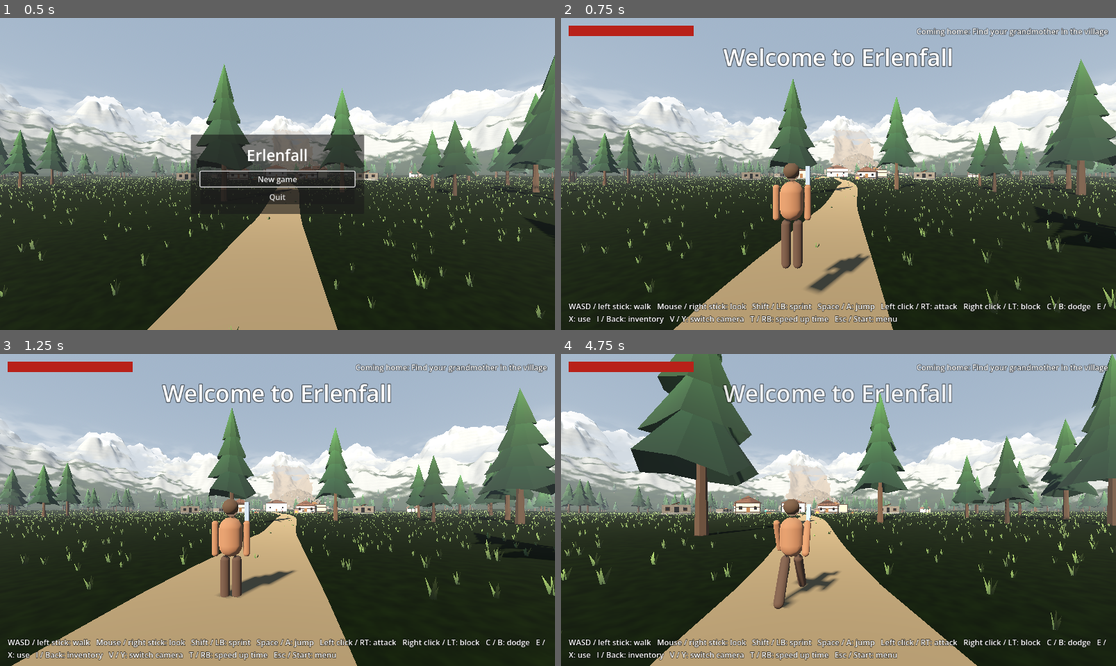
Above: before the commit, frames 1-4 (two rows, left to right).
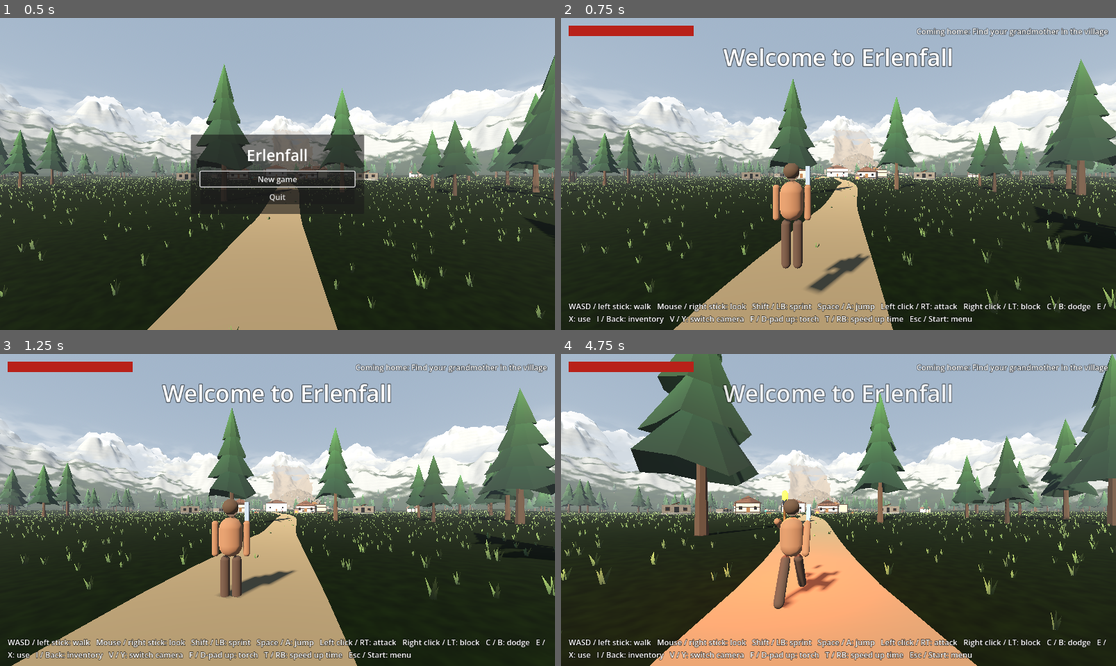
Above: after the commit, the same moments.

Repository: Gamperle/Erlenfall
Game: Godot game, scene res://scenes/main.tscn
Two runs of this game, one before a commit and one after it. Both use one fixed random seed, a clock stepped at 60 frames per second and the inputs below.
Inputs (mouse positions are in pixels of both pictures, inside the frame that each line leads up to):
- Up to frame 1 (0.5 s): no input
- Up to frame 2 (0.75 s): click "New game" at 0.5 s
- Up to frame 3 (1.25 s): no input
- Up to frame 4 (4.75 s): tap Enter (ui_accept) at 1.25 s; move the mouse to (866, 510) at 1.27 s; press the mouse at (866, 510) at 1.28 s; hold W (move_forward) from 1.28 s (still down); tap Space (jump) at 1.52, 1.82, 2.27, 2.57, 3.77, 4.07, 4.52 s; right-click (866, 510) at 1.55 s; move the mouse to (810, 510) at 2.02 s; release the mouse at (810, 510) at 2.03 s; right-click (810, 510) at 2.1 s; tap C (dodge) at 2.3 s; move the mouse to (849, 503) at 2.77 s; hold C (dodge) 2.78-3.53 s; tap Shift (sprint) at 3.05, 3.6 s; move the mouse to (832, 516) at 3.52 s; tap V (toggle_camera) at 3.8 s; move the mouse to (877, 513) at 4.27 s; hold V (toggle_camera) from 4.28 s (still down); tap F (toggle_torch, bound only after the commit) at 4.55 s

Frame 1 is identical in both runs. In frame 2, 0.5% of the frame differs, in the area x 33-75%, y 95-99%; in frame 3, 0.5%; in frame 4, 12%, in the area x 0-78%, y 43-100%.

Commit message:
Add feature flags and a torch
Static feature flags are read from data/feature_flags.json, can aggregate
other flags, and can be overridden in mod load order. The torch uses them:
one to start with, craftable at the furnace, and burning forever unless a
burn time is turned on.

Co-Authored-By: Claude Opus 5.5 <noreply@anthropic.com>

Diff:
--- a/data/crafting.json
+++ b/data/crafting.json
@@ -5,6 +5,7 @@
 		"wood": { "name": "ITEM_WOOD", "material": true },
 		"iron_ingot": { "name": "ITEM_IRON_INGOT", "material": true },
 		"iron_nails": { "name": "ITEM_IRON_NAILS" },
+		"torch": { "name": "ITEM_TORCH" },
 		"iron_dagger": { "name": "ITEM_IRON_DAGGER", "damage": 10 },
 		"iron_sword": { "name": "ITEM_IRON_SWORD", "damage": 20 },
 		"iron_axe": { "name": "ITEM_IRON_AXE", "damage": 16 }
@@ -17,6 +18,7 @@
 	],
 	"recipes": [
 		{ "id": "smelt_iron", "station": "furnace", "inputs": { "iron_ore": 2, "coal": 1 }, "result": "iron_ingot", "count": 1 },
+		{ "id": "make_torch", "station": "furnace", "requires_flag": "torch_recipe", "inputs": { "wood": 1, "coal": 1 }, "result": "torch", "count": 1 },
 		{ "id": "forge_nails", "station": "anvil", "inputs": { "iron_ingot": 1 }, "result": "iron_nails", "count": 4, "strikes": 3, "speed": 0.8 },
 		{ "id": "forge_dagger", "station": "anvil", "inputs": { "iron_ingot": 1, "wood": 1 }, "result": "iron_dagger", "count": 1, "strikes": 4, "speed": 1.0 },
 		{ "id": "forge_axe", "station": "anvil", "inputs": { "iron_ingot": 2, "wood": 2 }, "result": "iron_axe", "count": 1, "strikes": 5, "speed": 1.15 },
--- /dev/null
+++ b/data/feature_flags.json
@@ -0,0 +1,14 @@
+{
+	"flags": {
+		"torches": true,
+		"torch_crafting_enabled": true,
+		"torch_starting_item_enabled": true,
+		"torch_burn_time_enabled": false,
+		"torch_recipe": { "all": ["torches", "torch_crafting_enabled"] },
+		"torch_at_start": { "all": ["torches", "torch_starting_item_enabled"] },
+		"torch_burns_out": { "all": ["torches", "torch_burn_time_enabled"] }
+	},
+	"values": {
+		"torch_burn_seconds": 600
+	}
+}
--- a/localization/strings.csv
+++ b/localization/strings.csv
@@ -1,6 +1,6 @@
 keys,en,de
 UI_WELCOME,Welcome to Erlenfall,Willkommen in Erlenfall
-UI_CONTROLS,"WASD / left stick: walk   Mouse / right stick:  …(131 unchanged characters)… ack: inventory   V / Y: switch camera   T / RB: speed up time   Esc / Start: menu","WASD / linker Stick: gehen   Maus / rechter Stick: umsehen   Umschalt / LB: sprinten   Leertaste / A: springen   Linksklick / RT: angreifen   Rechtsklick / LT: blocken   C / B: ausweichen   E / X: benutzen   I / Back: Inventar   V / Y: Kamera wechseln   T / RB: Zeit vorspulen   Esc / Start: Menü"
+UI_CONTROLS,"WASD / left stick: walk   Mouse / right stick:  …(131 unchanged characters)… ack: inventory   V / Y: switch camera   F / D-pad up: torch   T / RB: speed up time   Esc / Start: menu","WASD / linker Stick: gehen   Maus / rechter Stick: umsehen   Umschalt / LB: sprinten   Leertaste / A: springen   Linksklick / RT: angreifen   Rechtsklick / LT: blocken   C / B: ausweichen   E / X: benutzen   I / Back: Inventar   V / Y: Kamera wechseln   F / Steuerkreuz hoch: Fackel   T / RB: Zeit vorspulen   Esc / Start: Menü"
 UI_INTERACT_PROMPT,E / X: %s,E / X: %s
 UI_INVENTORY,Inventory,Inventar
 UI_CARRYING,Carrying: %s,Dabei: %s
@@ -35,6 +35,9 @@
 ITEM_IRON_DAGGER,Iron dagger,Eisendolch
 ITEM_IRON_SWORD,Iron sword,Eisenschwert
 ITEM_IRON_AXE,Iron axe,Eisenaxt
+ITEM_TORCH,Torch,Fackel
+UI_NO_TORCH,You have no torch.,Du hast keine Fackel.
+UI_TORCH_BURNED_OUT,Your torch has burned out.,Deine Fackel ist abgebrannt.
 QUALITY_CRUDE,Crude,Grob
 QUALITY_COMMON,Common,Gewöhnlich
 QUALITY_FINE,Fine,Fein
--- a/project.godot
+++ b/project.godot
@@ -30,6 +30,7 @@
 interact={"deadzone":0.5,"events":[Object(InputEventKey,"device":-1,"physical_keycode":69), Object(InputEventJoypadButton,"device":-1,"button_index":2)]}
 inventory={"deadzone":0.5,"events":[Object(InputEventKey,"device":-1,"physical_keycode":73), Object(InputEventJoypadButton,"device":-1,"button_index":4)]}
 pause={"deadzone":0.5,"events":[Object(InputEventKey,"device":-1,"keycode":4194305,"physical_keycode":4194305), Object(InputEventJoypadButton,"device":-1,"button_index":6)]}
+toggle_torch={"deadzone":0.5,"events":[Object(InputEventKey,"device":-1,"physical_keycode":70), Object(InputEventJoypadButton,"device":-1,"button_index":11)]}
 fast_forward_time={"deadzone":0.5,"events":[Object(InputEventKey,"device":-1,"physical_keycode":84), Object(InputEventJoypadButton,"device":-1,"button_index":10)]}
 
 [internationalization]
--- a/scripts/crafting/crafting_data.gd
+++ b/scripts/crafting/crafting_data.gd
@@ -43,7 +43,7 @@
 static func recipes_for(station: String) -> Array[Dictionary]:
 	var recipes: Array[Dictionary] = []
 	for recipe: Dictionary in _get_data()["recipes"]:
-		if recipe["station"] == station:
+		if recipe["station"] == station and (not recipe.has("requires_flag") or FeatureFlags.enabled(recipe["requires_flag"])):
 			recipes.append(recipe)
 	return recipes
 
--- /dev/null
+++ b/scripts/feature_flags.gd
@@ -0,0 +1,71 @@
+class_name FeatureFlags
+extends RefCounted
+## Read-only feature flags and values from data files. See docs/FEATURE_FLAGS.md.
+
+const BASE_PATH := "res://data/feature_flags.json"
+
+static var _flags: Dictionary = {}
+static var _values: Dictionary = {}
+static var _loaded := false
+
+
+## Reloads the base file, then applies each mod's file in load order. Later files win.
+static func load_layers(mod_paths: Array[String] = []) -> void:
+	_flags = {}
+	_values = {}
+	_loaded = true
+	_apply_layer(BASE_PATH)
+	for path in mod_paths:
+		_apply_layer(path)
+
+
+## Returns whether a flag is on. A plain flag gives its value, and an aggregate works out its rule.
+static func enabled(flag: String) -> bool:
+	_ensure_loaded()
+	return _evaluate_flag(flag, [])
+
+
+static func value(key: String, fallback: Variant = null) -> Variant:
+	_ensure_loaded()
+	return _values.get(key, fallback)
+
+
+static func _ensure_loaded() -> void:
+	if not _loaded:
+		load_layers()
+
+
+static func _apply_layer(path: String) -> void:
+	var layer: Variant = JSON.parse_string(FileAccess.get_file_as_string(path))
+	if not layer is Dictionary:
+		push_error("Could not read the feature flags in %s" % path)
+		return
+	_flags.merge(layer.get("flags", {}), true)
+	_values.merge(layer.get("values", {}), true)
+
+
+static func _evaluate_flag(flag: String, visiting: Array) -> bool:
+	if not _flags.has(flag):
+		push_error("Unknown feature flag: %s" % flag)
+		return false
+	if visiting.has(flag):
+		push_error("Feature flag depends on itself: %s" % flag)
+		return false
+	return _evaluate_term(_flags[flag], visiting + [flag])
+
+
+## A term is true or false, the name of a flag, or a rule with "all", "any", or "not".
+static func _evaluate_term(term: Variant, visiting: Array) -> bool:
+	if term is bool:
+		return term
+	if term is String:
+		return _evaluate_flag(term, visiting)
+	if term is Dictionary and term.size() == 1:
+		if term.has("all"):
+			return term["all"].all(func(part: Variant) -> bool: return _evaluate_term(part, visiting))
+		if term.has("any"):
+			return term["any"].any(func(part: Variant) -> bool: return _evaluate_term(part, visiting))
+		if term.has("not"):
+			return not _evaluate_term(term["not"], visiting)
+	push_error("Invalid feature flag rule: %s" % str(term))
+	return false
--- a/scripts/main.gd
+++ b/scripts/main.gd
@@ -46,6 +46,7 @@
 	_player.inventory.changed.connect(_update_quest_label)
 	_player.health.changed.connect(_update_health_bar)
 	_player.health.died.connect(_on_player_died)
+	_player.notice.connect(_show_message)
 
 	_menu.continue_chosen.connect(_continue_game)
 	_menu.new_game_chosen.connect(_start_new_game)
@@ -131,6 +132,7 @@
 	_since_save = 0.0
 	_menu.close()
 	_player.set_busy(false)
+	_player.give_starting_items()
 	_on_quests_changed()
 	_update_health_bar()
 
--- a/scripts/player/player.gd
+++ b/scripts/player/player.gd
@@ -1,6 +1,9 @@
 class_name Player
 extends CharacterBody3D
 ## Walks the valley with third- and first-person cameras, on keyboard, mouse, and controller.
+
+## Asks the game to show the player a short message.
+signal notice(text_key: String)
 
 const WALK_SPEED := 3.5
 const SPRINT_SPEED := 6.5
@@ -40,6 +43,11 @@
 const WEAPON_REST_ANGLE := 0.0
 const WEAPON_SWING_ANGLE := -1.4
 const WEAPON_BLOCK_ANGLE := 1.3
+const TORCH_ITEM := "torch"
+const TORCH_ARM_RAISE := 1.2
+const TORCH_HAND_POSITION := Vector3(0.0, -0.58, -0.05)
+const TORCH_FIRST_PERSON_POSITION := Vector3(-0.4, -0.5, -0.7)
+const TORCH_FIRST_PERSON_SCALE := 0.7
 
 var first_person := false
 var inventory := Inventory.new()
@@ -47,6 +55,10 @@
 var quests := QuestLog.new()
 ## What pressing the use button would act on right now, if anything.
 var interact_target: Interactable
+var torch_lit := false
+var torch_given := false
+## How long the current torch has burned, when torches burn out.
+var torch_burned_seconds := 0.0
 
 var health := Health.new(MAX_HEALTH)
 
@@ -58,6 +70,7 @@
 var _dodge_direction := Vector3.ZERO
 var _since_hit := REGEN_DELAY
 var _gravity: float = ProjectSettings.get_setting("physics/3d/default_gravity")
+var _torch := Torch.new()
 
 @onready var _pivot: Node3D = $CameraPivot
 @onready var _spring_arm: SpringArm3D = $CameraPivot/SpringArm
@@ -72,6 +85,7 @@
 func _ready() -> void:
 	_body_mesh.setup(PLAYER_CLOTH_COLOR)
 	_spring_arm.add_excluded_object(get_rid())
+	add_child(_torch)
 	_apply_camera_mode()
 	Input.mouse_mode = Input.MOUSE_MODE_CAPTURED
 
@@ -97,6 +111,28 @@
 
 func is_blocking() -> bool:
 	return not _busy and Input.is_action_pressed("block")
+
+
+## Gives the starting torch once per game, including to games saved before torches existed.
+func give_starting_items() -> void:
+	if not torch_given and FeatureFlags.enabled("torch_at_start"):
+		torch_given = true
+		inventory.add(TORCH_ITEM)
+
+
+func toggle_torch() -> void:
+	if not FeatureFlags.enabled("torches"):
+		return
+	if not torch_lit and inventory.count(TORCH_ITEM) == 0:
+		notice.emit("UI_NO_TORCH")
+		return
+	set_torch_lit(not torch_lit)
+
+
+func set_torch_lit(lit: bool) -> void:
+	torch_lit = lit
+	_torch.set_lit(lit)
+	_body_mesh.left_arm_raise = TORCH_ARM_RAISE if lit else 0.0
 
 
 ## Starts a swing. The hit lands after a short windup.
@@ -158,6 +194,8 @@
 		interact()
 	elif event.is_action_pressed("inventory"):
 		get_tree().call_group(CraftingStation.UI_GROUP, "open_inventory", self)
+	elif event.is_action_pressed("toggle_torch"):
+		toggle_torch()
 	elif event.is_action_pressed("toggle_camera"):
 		first_person = not first_person
 		_apply_camera_mode()
@@ -167,6 +205,7 @@
 
 func _physics_process(delta: float) -> void:
 	_update_combat(delta)
+	_update_torch(delta)
 	if not _busy:
 		var stick := Input.get_vector("look_left", "look_right", "look_up", "look_down")
 		_look(stick * STICK_SENSITIVITY * delta)
@@ -223,6 +262,17 @@
 		_weapon.rotation.z = 0.0
 
 
+func _update_torch(delta: float) -> void:
+	if not torch_lit or not FeatureFlags.enabled("torch_burns_out"):
+		return
+	torch_burned_seconds += delta
+	if torch_burned_seconds >= float(FeatureFlags.value("torch_burn_seconds", 0.0)):
+		torch_burned_seconds = 0.0
+		inventory.remove(TORCH_ITEM)
+		set_torch_lit(false)
+		notice.emit("UI_TORCH_BURNED_OUT")
+
+
 func _land_attack() -> void:
 	var damage := maxf(inventory.best_weapon_damage(), UNARMED_DAMAGE)
 	for node in get_tree().get_nodes_in_group(Enemy.GROUP):
@@ -273,3 +323,8 @@
 	_weapon.reparent(_pivot if first_person else _body_mesh.right_hand(), false)
 	_weapon.position = WEAPON_FIRST_PERSON_POSITION if first_person else WEAPON_HAND_POSITION
 	_weapon.scale = Vector3.ONE * (WEAPON_FIRST_PERSON_SCALE if first_person else 1.0)
+	# The raised arm would tilt the torch, so turn it back to stand upright.
+	_torch.reparent(_pivot if first_person else _body_mesh.left_hand(), false)
+	_torch.position = TORCH_FIRST_PERSON_POSITION if first_person else TORCH_HAND_POSITION
+	_torch.rotation.x = 0.0 if first_person else -TORCH_ARM_RAISE
+	_torch.scale = Vector3.ONE * (TORCH_FIRST_PERSON_SCALE if first_person else 1.0)
--- /dev/null
+++ b/scripts/player/torch.gd
@@ -0,0 +1,32 @@
+class_name Torch
+extends Node3D
+## A burning torch with a flickering light.
+
+const LIGHT_ENERGY := 1.8
+const LIGHT_RANGE := 12.0
+const FLICKER_AMOUNT := 0.2
+const FLICKER_SPEED := 9.0
+
+var _light: OmniLight3D
+var _time := 0.0
+
+
+func _ready() -> void:
+	add_child(ModelBuilder.torch())
+	_light = OmniLight3D.new()
+	_light.light_color = ModelBuilder.FIRE_COLOR
+	_light.omni_range = LIGHT_RANGE
+	_light.position = Vector3.UP * ModelBuilder.TORCH_FLAME_HEIGHT
+	add_child(_light)
+	set_lit(false)
+
+
+func set_lit(lit: bool) -> void:
+	visible = lit
+	set_process(lit)
+
+
+func _process(delta: float) -> void:
+	_time += delta * FLICKER_SPEED
+	var flicker := sin(_time) * 0.6 + sin(_time * 2.3) * 0.4
+	_light.light_energy = LIGHT_ENERGY * (1.0 + flicker * FLICKER_AMOUNT)
--- a/scripts/save_game.gd
+++ b/scripts/save_game.gd
@@ -17,6 +17,9 @@
 		"health": player.health.current,
 		"inventory": player.inventory.to_data(),
 		"known_recipes": player.known_recipes.keys(),
+		"torch_given": player.torch_given,
+		"torch_lit": player.torch_lit,
+		"torch_burned_seconds": player.torch_burned_seconds,
 		"quests": player.quests.to_data(),
 		"hour": day_night.hour,
 	}
@@ -40,6 +43,11 @@
 	player.known_recipes.clear()
 	for recipe_id: String in data["known_recipes"]:
 		player.known_recipes[recipe_id] = true
+	# Games saved before torches existed don't have these.
+	player.torch_given = data.get("torch_given", false)
+	player.torch_burned_seconds = data.get("torch_burned_seconds", 0.0)
+	var can_light: bool = FeatureFlags.enabled("torches") and player.inventory.count(Player.TORCH_ITEM) > 0
+	player.set_torch_lit(data.get("torch_lit", false) and can_light)
 	day_night.hour = data["hour"]
 	# Last, because quest changes trigger an autosave.
 	player.quests.load_data(data["quests"])
--- a/scripts/world/humanoid.gd
+++ b/scripts/world/humanoid.gd
@@ -7,6 +7,9 @@
 const STRIDE_RATE := 2.6
 const MAX_STRIDE := 0.7
 const WALK_SPEED_FOR_FULL_STRIDE := 4.0
+
+## How far the left arm is raised to the front, for holding a torch. 0 lets it swing.
+var left_arm_raise := 0.0
 
 var _phase := 0.0
 var _left_leg: Node3D
@@ -43,13 +46,17 @@
 	return _right_arm
 
 
+func left_hand() -> Node3D:
+	return _left_arm
+
+
 ## Swings the limbs to match a walking speed.
 func animate(speed: float, delta: float) -> void:
 	_phase += delta * STRIDE_RATE * speed
 	var stride := sin(_phase) * MAX_STRIDE * minf(speed / WALK_SPEED_FOR_FULL_STRIDE, 1.0)
 	_left_leg.rotation.x = stride
 	_right_leg.rotation.x = -stride
-	_left_arm.rotation.x = -stride * 0.7
+	_left_arm.rotation.x = left_arm_raise if left_arm_raise != 0.0 else -stride * 0.7
 	_right_arm.rotation.x = stride * 0.7
 
 
--- a/scripts/world/model_builder.gd
+++ b/scripts/world/model_builder.gd
@@ -17,6 +17,7 @@
 const WINDOW_SIZE := Vector2(0.9, 0.9)
 const ROOF_HEIGHT := 2.5
 const ROOF_OVERHANG := 1.0
+const TORCH_FLAME_HEIGHT := 0.62
 
 
 static func box(size: Vector3, pattern: Surfaces.Pattern, color: Color, at := Vector3.ZERO) -> MeshInstance3D:
@@ -127,6 +128,34 @@
 	return pile
 
 
+## A stick with a wrapped head and a flame. Its origin is where the hand grips it.
+static func torch() -> Node3D:
+	var model := Node3D.new()
+	model.add_child(box(Vector3(0.04, 0.6, 0.04), Surfaces.Pattern.WOOD, WOOD_COLOR, Vector3.UP * 0.2))
+	model.add_child(box(Vector3(0.08, 0.14, 0.08), Surfaces.Pattern.PLASTER, IRON_COLOR, Vector3.UP * 0.5))
+	var flame_mesh := SphereMesh.new()
+	flame_mesh.radius = 0.07
+	flame_mesh.height = 0.26
+	flame_mesh.radial_segments = 8
+	flame_mesh.rings = 4
+	flame_mesh.material = _fire_material(2.5)
+	var flame := MeshInstance3D.new()
+	flame.mesh = flame_mesh
+	flame.cast_shadow = GeometryInstance3D.SHADOW_CASTING_SETTING_OFF
+	flame.position = Vector3.UP * TORCH_FLAME_HEIGHT
+	model.add_child(flame)
+	return model
+
+
+static func _fire_material(energy: float) -> StandardMaterial3D:
+	var material := StandardMaterial3D.new()
+	material.albedo_color = FIRE_COLOR
+	material.emission_enabled = true
+	material.emission = FIRE_COLOR
+	material.emission_energy_multiplier = energy
+	return material
+
+
 static func _window(at: Vector3) -> Node3D:
 	var window := Node3D.new()
 	window.position = at
@@ -140,14 +169,9 @@
 static func _furnace(size: Vector3) -> Node3D:
 	var furnace := Node3D.new()
 	furnace.add_child(box(size, Surfaces.Pattern.STONE, STONE_COLOR.darkened(0.15), Vector3.UP * size.y / 2.0))
-	var mouth_material := StandardMaterial3D.new()
-	mouth_material.albedo_color = FIRE_COLOR
-	mouth_material.emission_enabled = true
-	mouth_material.emission = FIRE_COLOR
-	mouth_material.emission_energy_multiplier = 0.9
 	var mouth_mesh := BoxMesh.new()
 	mouth_mesh.size = Vector3(size.x * 0.5, size.y * 0.25, 0.05)
-	mouth_mesh.material = mouth_material
+	mouth_mesh.material = _fire_material(0.9)
 	var mouth := MeshInstance3D.new()
 	mouth.mesh = mouth_mesh
 	mouth.position = Vector3(0.0, size.y * 0.3, size.z / 2.0 + 0.03)
--- a/tests/smoke_test.gd
+++ b/tests/smoke_test.gd
@@ -2,6 +2,8 @@
 ## Run with: godot --headless --path . --script res://tests/smoke_test.gd
 
 const TEST_SAVE := "user://smoke_test_save.json"
+const TEST_FLAGS_A := "user://smoke_test_flags_a.json"
+const TEST_FLAGS_B := "user://smoke_test_flags_b.json"
 
 var _failures := 0
 
@@ -57,12 +59,14 @@
 	var night := day_night.daylight()
 	_check(noon == 1.0 and night == 0.0, "daylight follows the hour")
 
-	for action in ["move_forward", "look_left", "jump", "sprint", "toggle_camera"]:
+	for action in ["move_forward", "look_left", "jump", "sprint", "toggle_camera", "toggle_torch"]:
 		var kinds := {}
 		for input in InputMap.action_get_events(action):
 			kinds[input.get_class()] = true
 		_check(kinds.size() >= 1 and _has_joypad(kinds), "%s has a controller binding" % action)
 
+	_test_feature_flags()
+	await _test_torch(player)
 	await _test_crafting(scene, player)
 	await _test_story(scene, player)
 	await _test_combat(scene, player)
@@ -71,6 +75,58 @@
 
 	print("FAILED: %d" % _failures if _failures > 0 else "ALL PASSED")
 	quit(1 if _failures > 0 else 0)
+
+
+func _test_feature_flags() -> void:
+	_check(FeatureFlags.enabled("torch_recipe"), "an aggregate of enabled flags is on")
+	_check(not FeatureFlags.enabled("torch_burns_out"), "an aggregate with a disabled flag is off")
+
+	_write_flags(TEST_FLAGS_A, { "flags": { "torch_burn_time_enabled": true, "test_not": { "not": "torches" }, "test_nested": { "any": [false, { "all": ["torches", "test_not"] }, "torch_recipe"] }, "test_loop": { "all": ["test_loop"] } }, "values": { "torch_burn_seconds": 5 } })
+	_write_flags(TEST_FLAGS_B, { "flags": { "torch_burn_time_enabled": false }, "values": { "torch_burn_seconds": 9 } })
+	FeatureFlags.load_layers([TEST_FLAGS_A])
+	_check(FeatureFlags.enabled("torch_burns_out"), "a mod's flag changes an aggregate")
+	_check(not FeatureFlags.enabled("test_not") and FeatureFlags.enabled("test_nested"), "aggregates can be negated and nested")
+	_check(FeatureFlags.value("torch_burn_seconds") == 5, "a mod overrides a value")
+	FeatureFlags.load_layers([TEST_FLAGS_A, TEST_FLAGS_B])
+	_check(not FeatureFlags.enabled("torch_burns_out") and FeatureFlags.value("torch_burn_seconds") == 9, "the last mod in the load order wins")
+	FeatureFlags.load_layers([TEST_FLAGS_B, TEST_FLAGS_A])
+	_check(FeatureFlags.enabled("torch_burns_out") and FeatureFlags.value("torch_burn_seconds") == 5, "swapping the load order swaps the winner")
+	_check(not FeatureFlags.enabled("test_loop"), "a flag that depends on itself counts as off")
+	_check(not FeatureFlags.enabled("test_missing"), "an unknown flag counts as off")
+
+	_write_flags(TEST_FLAGS_A, { "flags": { "torch_crafting_enabled": false } })
+	FeatureFlags.load_layers([TEST_FLAGS_A])
+	_check(CraftingData.find_recipe("furnace", { "wood": 1, "coal": 1 }).is_empty(), "a disabled flag removes a recipe")
+	FeatureFlags.load_layers()
+	_check(not CraftingData.find_recipe("furnace", { "wood": 1, "coal": 1 }).is_empty(), "the torch recipe is on by default")
+
+
+func _test_torch(player: Player) -> void:
+	_check(player.inventory.count("torch") == 1, "a new game starts with a torch")
+	player.give_starting_items()
+	_check(player.inventory.count("torch") == 1, "the starting torch is only given once")
+
+	player.toggle_torch()
+	_check(player.torch_lit, "the torch lights")
+	await _physics_frames(30)
+	_check(player.torch_lit and player.inventory.count("torch") == 1, "by default a torch burns forever")
+
+	_write_flags(TEST_FLAGS_A, { "flags": { "torch_burn_time_enabled": true }, "values": { "torch_burn_seconds": 0.1 } })
+	FeatureFlags.load_layers([TEST_FLAGS_A])
+	await _physics_frames(30)
+	_check(not player.torch_lit and player.inventory.count("torch") == 0, "with a burn time, a torch burns out and is used up")
+	player.toggle_torch()
+	_check(not player.torch_lit, "no torch means no light")
+	FeatureFlags.load_layers()
+	player.inventory.add("torch")
+	DirAccess.remove_absolute(TEST_FLAGS_A)
+	DirAccess.remove_absolute(TEST_FLAGS_B)
+
+
+func _write_flags(path: String, data: Dictionary) -> void:
+	var file := FileAccess.open(path, FileAccess.WRITE)
+	file.store_string(JSON.stringify(data))
+	file.close()
 
 
 func _test_crafting(scene: Node, player: Player) -> void:
@@ -107,6 +163,13 @@
 	ui.add_material("coal")
 	ui.craft()
 	_check(player.inventory.count("iron_ingot") == 1, "smelting makes an ingot")
+	var torches := player.inventory.count("torch")
+	player.inventory.add("wood", 1)
+	ui.add_material("wood")
+	ui.add_material("coal")
+	ui.craft()
+	_check(player.inventory.count("torch") == torches + 1, "wood and coal make a torch")
+	_check(player.known_recipes.has("make_torch"), "the torch recipe is discovered")
 	_check(player.known_recipes.has("smelt_iron"), "smelting is discovered")
 	ui.close()
 	_check(not ui.is_open(), "crafting screen closes")
@@ -257,6 +320,9 @@
 	var saved_position := player.position
 	var saved_coal := player.inventory.count("coal")
 	var recipes := player.known_recipes.size()
+	player.set_torch_lit(true)
+	player.torch_burned_seconds = 12.0
+	scene.save_game()
 
 	# Quest changes autosave, which would overwrite the save this test wants to restore.
 	scene._playing = false
@@ -264,6 +330,9 @@
 	player.inventory.add("coal", 7)
 	player.known_recipes.clear()
 	player.health.current = 1.0
+	player.set_torch_lit(false)
+	player.torch_burned_seconds = 0.0
+	player.torch_given = false
 	player.quests.load_data({ "stages": {}, "flags": [] })
 	_check(not full_roof.visible, "the roof depends on saved flags")
 	day_night.hour = 3.0
@@ -273,6 +342,8 @@
 	_check(player.inventory.count("coal") == saved_coal, "inventory is restored")
 	_check(player.known_recipes.size() == recipes, "recipes are restored")
 	_check(player.health.current == 100.0, "health is restored")
+	_check(player.torch_lit and player.torch_burned_seconds == 12.0 and player.torch_given, "the torch is restored")
+	player.set_torch_lit(false)
 	_check(player.quests.is_done("first_nails") and player.quests.flags.has("mayor_annoyed"), "quests and choices are restored")
 	_check(full_roof.visible, "the repaired roof is restored")
 	_check(day_night.hour != 3.0, "the time of day is restored")
Not shown, added: scripts/feature_flags.gd.uid
Not shown, added: scripts/player/torch.gd.uid
Not shown, changed: CONTRIBUTING.md
Not shown, added: docs/FEATURE_FLAGS.md
Not shown, changed: docs/GAME_DESIGN.md
